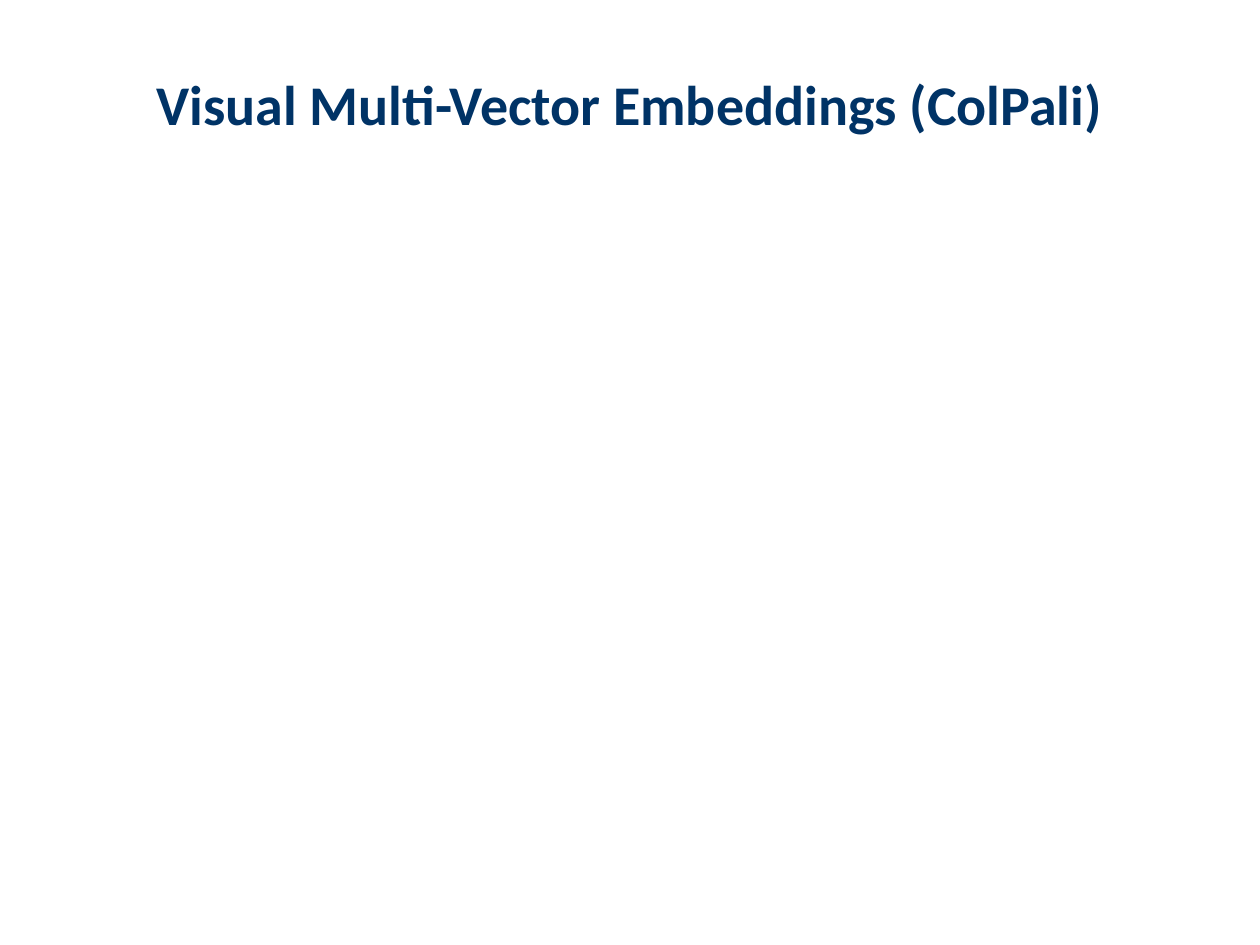
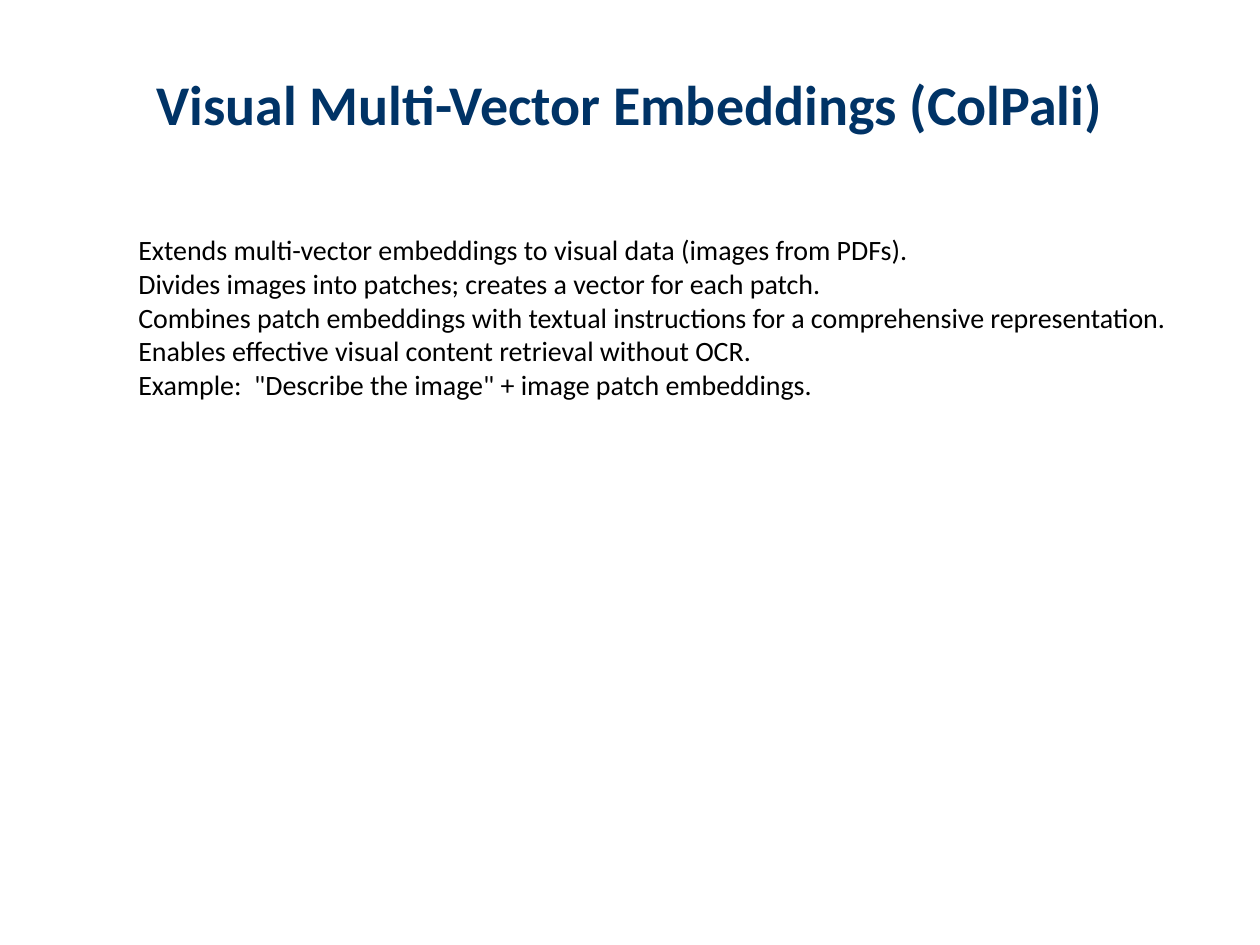
Before and after one commit to haadirakhangi/Edunexus, a slide deck: slide 3 of server-side/server/teacher/downloaded-presentations/Large Language Models/Colbert.pptx (slide 4 before the commit). Drawn at 1260x945 pixels with LibreOffice and Linux fonts; fonts in the diff are those of the drawing. Boxes give left, top, right and bottom in pixels: in the first picture for what was removed or moved away, otherwise in the second. Text is boxed around its words. In the diff, an @@ line names an element or a change of style, - is before the commit and + after.

```diff
--- a/server-side/server/teacher/downloaded-presentations/Large Language Models/Colbert.pptx
+++ b/server-side/server/teacher/downloaded-presentations/Large Language Models/Colbert.pptx
@@ text added at (x1=138, y1=239, x2=1164, y2=400), 16 pt, text #000000 @@
+  Extends multi-vector embeddings to visual data (images from PDFs).
+  Divides images into patches; creates a vector for each patch.
+  Combines patch embeddings with textual instructions for a comprehensive representation.
+  Enables effective visual content retrieval without OCR.
+  Example: "Describe the image" + image patch embeddings.
```
Also in this commit, not shown: 16 other slides changed, 6 slides added, 20 slides removed, 1 other file.
